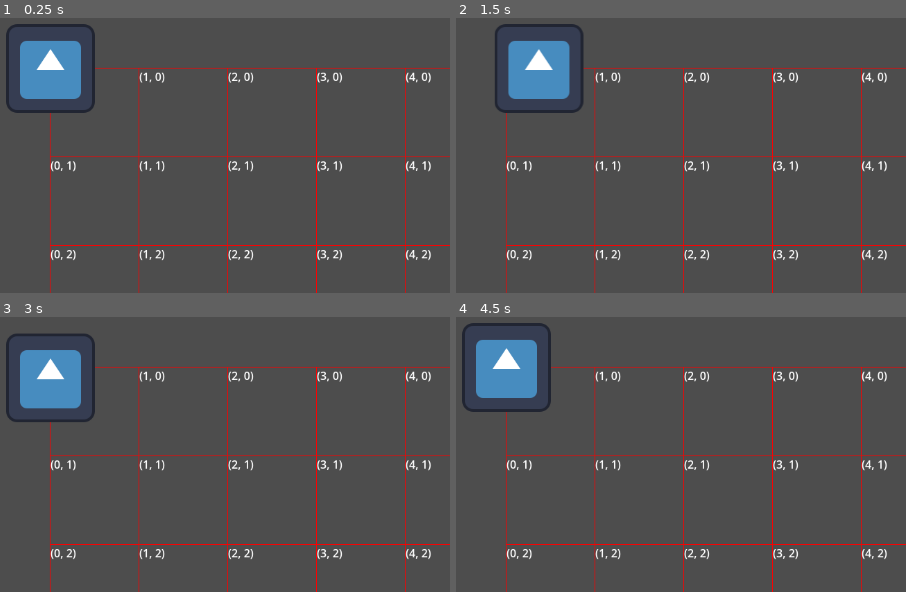
Above: before the commit, frames 1-4 (two rows, left to right).
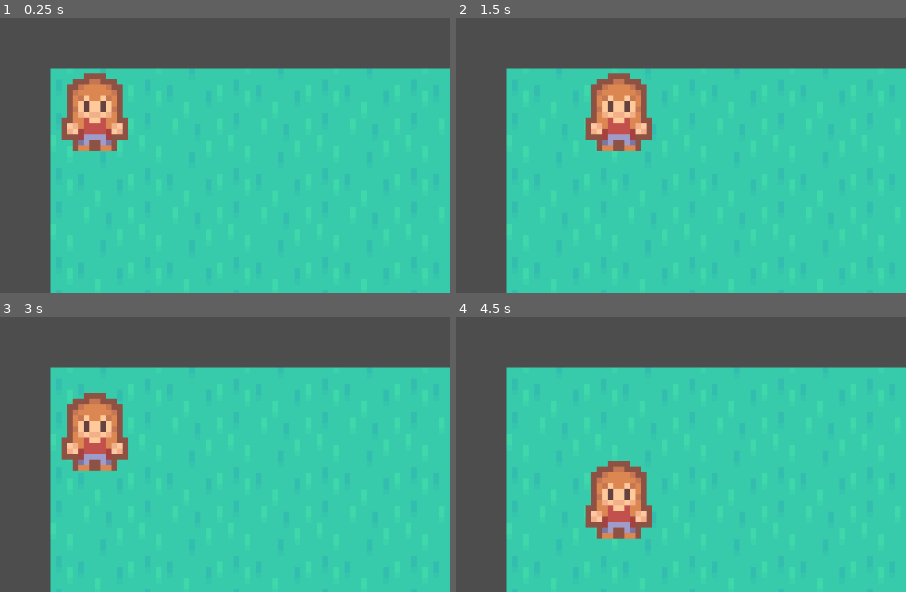
Above: after the commit, the same moments.

Repository: davisbrandon02/colony-sim-tutorial
Game: Godot game, scene res://scenes/Main/Main.tscn
Same seed, same stepped clock (60 frames per second), same inputs: the game is played once before the commit and once after it. The engine's default icon, where the game draws it, is replaced by a stand-in: a white triangle on a blue panel in a dark square.
Inputs (mouse positions are in pixels of both pictures, inside the frame that each line leads up to):
- Up to frame 1 (0.25 s): no input
- Up to frame 2 (1.5 s): tap Enter at 0.5 s; move the mouse to (681, 45) at 0.52 s; click (681, 45) at 0.67 s; drag from (outside the picture) to (546, 67) at 1.27 s
- Up to frame 3 (3 s): move the mouse to (outside the picture) at 2.02 s; click (outside the picture) at 2.17 s; tap Space at 2.75 s; drag from (9, 457) to (outside the picture) at 2.77 s
- Up to frame 4 (4.5 s): move the mouse to (744, 435) at 3.52 s; click (744, 435) at 3.67 s; drag from (outside the picture) to (505, 385) at 4.27 s

The runs differ from the first frame. In frame 1, 75% of the frame differs, in the area x 1-100%, y 2-100%; in frame 2, 74%; in frame 3, 75%; in frame 4, 75%.

Commit message:
Part 6 - Switching to Tilemap

Diff:
--- /dev/null
+++ b/data/floor/dirt.tres
@@ -0,0 +1,9 @@
+[gd_resource type="Resource" load_steps=2 format=3 uid="uid://85p3l3dy3y5i"]
+
+[ext_resource type="Script" path="res://scripts/FloorData.gd" id="1_0rwa4"]
+
+[resource]
+script = ExtResource("1_0rwa4")
+name = "Dirt"
+id = 2
+coords = Vector2(0, 0)
--- /dev/null
+++ b/data/floor/grass.tres
@@ -0,0 +1,9 @@
+[gd_resource type="Resource" load_steps=2 format=3 uid="uid://n7gvlrnod3v8"]
+
+[ext_resource type="Script" path="res://scripts/FloorData.gd" id="1_10dob"]
+
+[resource]
+script = ExtResource("1_10dob")
+name = "Grass"
+id = 1
+coords = Vector2(0, 0)
--- a/project.godot
+++ b/project.godot
@@ -14,12 +14,17 @@
 "language": &"GDScript",
 "path": "res://scripts/BuildingData.gd"
 }, {
-"base": "Resource",
+"base": "Object",
 "class": &"CellData",
 "language": &"GDScript",
 "path": "res://scripts/CellData.gd"
 }, {
-"base": "Node2D",
+"base": "Resource",
+"class": &"FloorData",
+"language": &"GDScript",
+"path": "res://scripts/FloorData.gd"
+}, {
+"base": "TileMap",
 "class": &"Grid",
 "language": &"GDScript",
 "path": "res://scripts/Grid.gd"
@@ -52,6 +57,7 @@
 _global_script_class_icons={
 "BuildingData": "",
 "CellData": "",
+"FloorData": "",
 "Grid": "",
 "ItemData": "",
 "Pathfinder": "",
--- a/scenes/Main/Main.tscn
+++ b/scenes/Main/Main.tscn
@@ -1,19 +1,83 @@
-[gd_scene load_steps=6 format=3 uid="uid://witem5vdf1lp"]
+[gd_scene load_steps=19 format=3 uid="uid://witem5vdf1lp"]
 
 [ext_resource type="Script" path="res://scenes/Main/Main.gd" id="1_3jwfp"]
+[ext_resource type="Texture2D" uid="uid://dppie2snlcmwv" path="res://art/dirt.png" id="2_lfbqe"]
 [ext_resource type="Script" path="res://scripts/Grid.gd" id="2_vomqs"]
+[ext_resource type="Texture2D" uid="uid://bpfj3of8yajye" path="res://art/grass.png" id="3_1mvva"]
 [ext_resource type="Script" path="res://scripts/Camera.gd" id="3_5t4qm"]
 [ext_resource type="PackedScene" uid="uid://chxdhnp2qv23c" path="res://scenes/Unit/Unit.tscn" id="3_m5q7t"]
 [ext_resource type="Script" path="res://scripts/Pathfinding.gd" id="4_6f040"]
+[ext_resource type="Texture2D" uid="uid://cmdmdx4xdh027" path="res://art/missing.png" id="4_jukli"]
+[ext_resource type="Texture2D" uid="uid://3qc1ett58prb" path="res://art/stonewall.png" id="5_4f4k8"]
+[ext_resource type="Texture2D" uid="uid://dmy3cggox0eco" path="res://art/tree.png" id="6_no7du"]
+[ext_resource type="Texture2D" uid="uid://eqihewo0urf" path="res://art/woodwall.png" id="7_jtbvf"]
+
+[sub_resource type="TileSetAtlasSource" id="TileSetAtlasSource_kq4dk"]
+resource_name = "missing"
+texture = ExtResource("4_jukli")
+texture_region_size = Vector2i(128, 128)
+0:0/0 = 0
+
+[sub_resource type="TileSetAtlasSource" id="TileSetAtlasSource_s1mk2"]
+resource_name = "grass"
+texture = ExtResource("3_1mvva")
+texture_region_size = Vector2i(128, 128)
+0:0/0 = 0
+
+[sub_resource type="TileSetAtlasSource" id="TileSetAtlasSource_jh1ec"]
+resource_name = "dirt"
+texture = ExtResource("2_lfbqe")
+texture_region_size = Vector2i(128, 128)
+0:0/0 = 0
+
+[sub_resource type="TileSetAtlasSource" id="TileSetAtlasSource_l70wr"]
+resource_name = "woodwall"
+texture = ExtResource("7_jtbvf")
+texture_region_size = Vector2i(128, 128)
+0:0/0 = 0
+
+[sub_resource type="TileSetAtlasSource" id="TileSetAtlasSource_n1sdd"]
+resource_name = "stonewall"
+texture = ExtResource("5_4f4k8")
+texture_region_size = Vector2i(128, 128)
+0:0/0 = 0
+
+[sub_resource type="TileSetAtlasSource" id="TileSetAtlasSource_cs4mo"]
+resource_name = "tree"
+texture = ExtResource("6_no7du")
+texture_region_size = Vector2i(128, 128)
+0:0/0 = 0
+
+[sub_resource type="TileSet" id="TileSet_p723a"]
+tile_size = Vector2i(128, 128)
+sources/0 = SubResource("TileSetAtlasSource_kq4dk")
+sources/1 = SubResource("TileSetAtlasSource_s1mk2")
+sources/2 = SubResource("TileSetAtlasSource_jh1ec")
+sources/3 = SubResource("TileSetAtlasSource_l70wr")
+sources/4 = SubResource("TileSetAtlasSource_n1sdd")
+sources/5 = SubResource("TileSetAtlasSource_cs4mo")
 
 [node name="Main" type="Node2D"]
 script = ExtResource("1_3jwfp")
 
-[node name="Grid" type="Node2D" parent="."]
+[node name="Grid" type="TileMap" parent="."]
+tile_set = SubResource("TileSet_p723a")
+cell_quadrant_size = 128
+format = 2
+layer_0/name = "floor"
+layer_1/name = "occupant"
+layer_1/enabled = true
+layer_1/modulate = Color(1, 1, 1, 1)
+layer_1/y_sort_enabled = true
+layer_1/y_sort_origin = 0
+layer_1/z_index = 1
+layer_1/tile_data = PackedInt32Array()
 script = ExtResource("2_vomqs")
 show_debug = true
 
 [node name="Debug" type="Node2D" parent="Grid"]
+visible = false
+top_level = true
 
 [node name="Units" type="Node2D" parent="Grid"]
 
--- a/scenes/Unit/Unit.gd
+++ b/scenes/Unit/Unit.gd
@@ -5,7 +5,7 @@
 @onready var grid: Grid = main.get_node("Grid")
 @onready var pf: Pathfinder = grid.get_node("Pathfinding")
 
-var data: UnitData
+var data: UnitData = UnitData.new()
 var speed = 100
 
 var path: Array = []
@@ -14,6 +14,9 @@
 		return pos
 	set(value):
 		pos = value
+
+func _ready():
+	pos = grid.worldToGrid(position)
 
 func _process(delta):
 	move(delta)
@@ -26,7 +29,7 @@
 			path.pop_front()
 		else:
 			pos = grid.worldToGrid(position)
-			position += (path[0] - position).normalized() * speed * delta
+			position += (path[0] - position).normalized() * data.speed * delta
 
 func _input(event):
 	if event is InputEventMouseButton and event.button_index == MOUSE_BUTTON_LEFT:
--- a/scenes/Unit/Unit.tscn
+++ b/scenes/Unit/Unit.tscn
@@ -1,7 +1,7 @@
 [gd_scene load_steps=4 format=3 uid="uid://chxdhnp2qv23c"]
 
 [ext_resource type="Script" path="res://scenes/Unit/Unit.gd" id="1_f4mw0"]
-[ext_resource type="Texture2D" uid="uid://bjdmqaviuccr1" path="res://art/icon.svg" id="1_f64kt"]
+[ext_resource type="Texture2D" uid="uid://dkwvujnpa1yf5" path="res://art/colonist.png" id="2_bur2d"]
 
 [sub_resource type="RectangleShape2D" id="RectangleShape2D_tuecc"]
 size = Vector2(128, 128)
@@ -10,7 +10,9 @@
 script = ExtResource("1_f4mw0")
 
 [node name="Sprite2D" type="Sprite2D" parent="."]
-texture = ExtResource("1_f64kt")
+texture = ExtResource("2_bur2d")
+centered = false
 
 [node name="CollisionShape2D" type="CollisionShape2D" parent="."]
+position = Vector2(64, 64)
 shape = SubResource("RectangleShape2D_tuecc")
--- a/scripts/CellData.gd
+++ b/scripts/CellData.gd
@@ -1,5 +1,21 @@
 class_name CellData
-extends Resource
+extends Object
 
-@export var name: String
-@export var texture: Texture
+signal cellChanged(_pos)
+signal navChanged(_pos)
+
+var pos: Vector2
+var occupier = null
+var floorData: FloorData
+var navigable: bool = true:
+	set(value):
+		navigable = value
+		emit_signal("navChanged", pos)
+	get:
+		return navigable
+
+func _init(_pos: Vector2):
+	pos = _pos
+
+func place():
+	emit_signal("cellChanged", pos)
--- /dev/null
+++ b/scripts/FloorData.gd
@@ -0,0 +1,6 @@
+class_name FloorData
+extends Resource
+
+@export var name: String = ""
+@export var id: int = 0
+@export var coords: Vector2 = Vector2(0, 0)
--- a/scripts/Grid.gd
+++ b/scripts/Grid.gd
@@ -1,9 +1,10 @@
 class_name Grid
-extends Node2D
+extends TileMap
 
 @export var width: int = 12
 @export var height: int = 12
 @export var cell_size: int = 128
+var halfCellSize = cell_size / 2
 
 var grid: Dictionary = {}
 
@@ -11,7 +12,9 @@
 func generateGrid():
 	for x in width:
 		for y in height:
-			grid[Vector2(x,y)] = null
+			grid[Vector2(x,y)] = CellData.new(Vector2(x,y))
+			grid[Vector2(x,y)].floorData = preload("res://data/floor/grass.tres")
+			refreshTile(Vector2(x,y))
 
 			# debug grid
 			if show_debug:
@@ -30,3 +33,8 @@
 
 func worldToGrid(_pos: Vector2) -> Vector2:
 	return floor(_pos / cell_size)
+
+func refreshTile(_pos: Vector2) -> void:
+	var data = grid[_pos]
+	set_cell(0, _pos, data.floorData.id, data.floorData.coords)
+	set_cell(1, _pos)
--- a/scripts/Pathfinding.gd
+++ b/scripts/Pathfinding.gd
@@ -31,7 +31,7 @@
 	for direction in DIRECTIONS:
 		var neighbor = _point + direction
 		var neighborID = getPointID(neighbor)
-		if grid.grid.has(neighbor) and grid.grid[neighbor] == null: #change later to see if navigable
+		if grid.grid.has(neighbor) and grid.grid[neighbor].navigable: #change later to see if navigable
 			aStar.connect_points(_pointID, neighborID)
 
 func disconnectPoint(_point: Vector2):
--- a/scripts/UnitData.gd
+++ b/scripts/UnitData.gd
@@ -1,5 +1,5 @@
 class_name UnitData
 extends Object
 
-var name: String
-var speed: float = 100.0
+var name: String = "None"
+var speed: float = 200.0
Binary file added: art/colonist.png
Not shown, added: art/colonist.png.import
Binary file added: art/dirt.png
Not shown, added: art/dirt.png.import
Binary file added: art/grass.png
Not shown, added: art/grass.png.import
Binary file added: art/missing.png
Not shown, added: art/missing.png.import
Binary file added: art/stonewall.png
Not shown, added: art/stonewall.png.import
Binary file added: art/tree.png
Not shown, added: art/tree.png.import
(and 2 more such lines)
